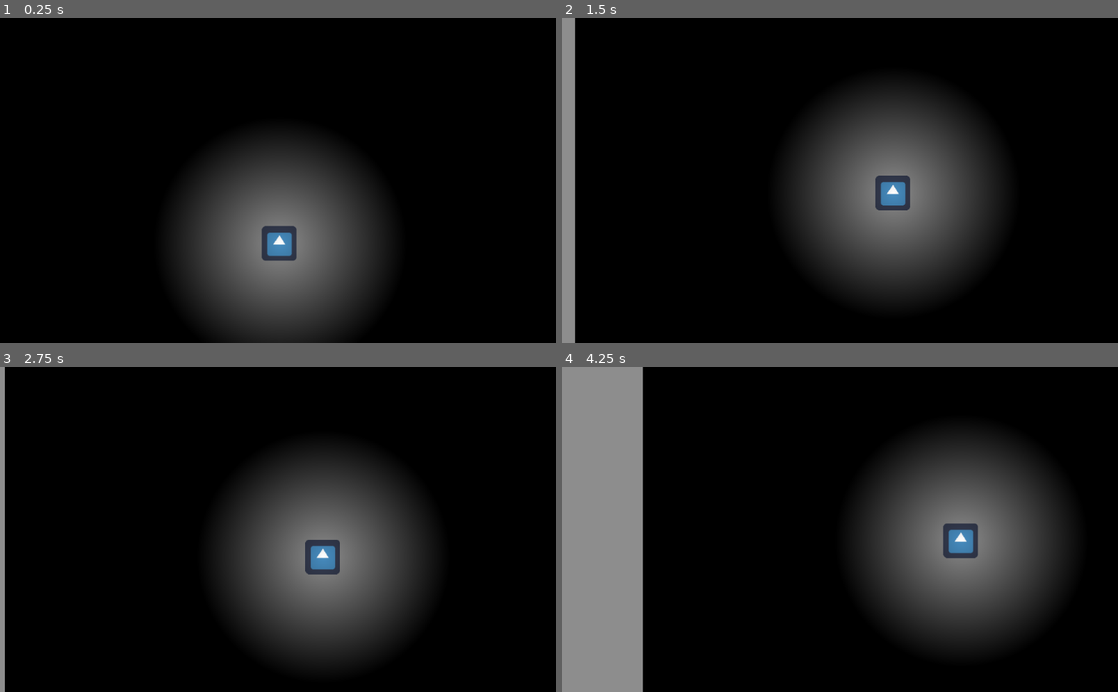
Above: before the commit, frames 1-4 (two rows, left to right).
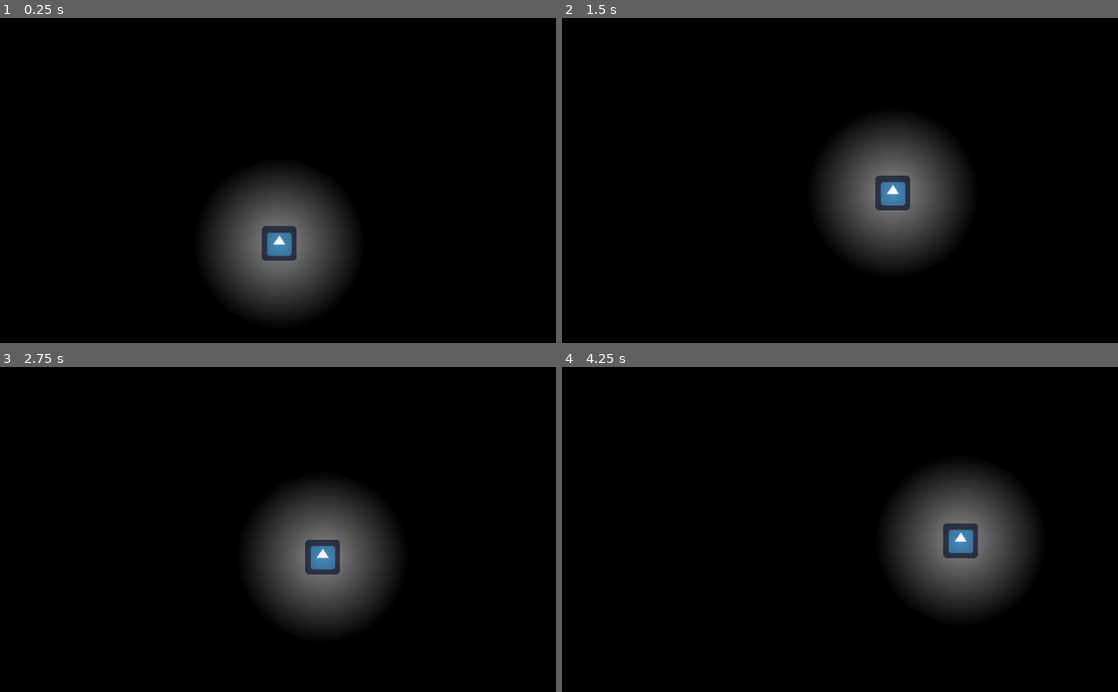
Above: after the commit, the same moments.

Repository: carlosecb/meeting_jam
Game: Godot game, scene res://Node2D.tscn
Two runs of this game, one before a commit and one after it. Both use one fixed random seed, a clock stepped at 60 frames per second and the inputs below. The engine's default icon, where the game draws it, is replaced by a stand-in: a white triangle on a blue panel in a dark square.
Inputs:
- Up to frame 1 (0.25 s): no input
- Up to frame 2 (1.5 s): tap Enter at 0.5 s; hold D (right) from 0.53 s (still down); tap Space (jump) at 0.77 s
- Up to frame 3 (2.75 s): tap Space (jump) at 1.52 s; release D (right) at 2.03 s; hold A (left) from 2.03 s (still down)
- Up to frame 4 (4.25 s): release A (left) at 2.78 s; hold D (right) from 2.78 s (still down); tap Space (jump) at 3.02, 3.77 s

The runs differ from the first frame. In frame 1, 15% of the frame differs, in the area x 31-70%, y 37-100%; in frame 2, 17%; in frame 3, 16%; in frame 4, 30%, in the area x 0-91%, y 0-100%.

Commit message:
Enlarge gradient

Diff:
--- a/src/KinematicBody2D.gd
+++ b/src/KinematicBody2D.gd
@@ -25,7 +25,7 @@
 	if Input.is_action_pressed('right'):
 		velocity.x = speed
 	if Input.is_action_pressed('left'):
-	    velocity.x = -speed
+		velocity.x = -speed
 	if Input.is_action_just_pressed('jump'):
 		if is_on_floor():
 			velocity.y = jump_power
--- a/src/Node2D.tscn
+++ b/src/Node2D.tscn
@@ -25,11 +25,10 @@
 texture = ExtResource( 1 )
 
 [node name="StaticBody2D" type="StaticBody2D" parent="."]
-editor/display_folded = true
 position = Vector2( 211.186, 398.374 )
 
 [node name="CollisionShape2D" type="CollisionShape2D" parent="StaticBody2D"]
-shape = SubResource( 3 )
+shape = SubResource( 1 )
 
 [node name="Sprite" type="Sprite" parent="StaticBody2D"]
 texture = ExtResource( 2 )
@@ -46,14 +45,13 @@
 texture = ExtResource( 2 )
 
 [node name="gradint_circle_shader" type="Sprite" parent="KinematicBody2D/player"]
-material = SubResource( 1 )
-position = Vector2( 1.50732, 0 )
-scale = Vector2( 9.16083, 9.16083 )
+material = SubResource( 2 )
+scale = Vector2( 15, 15 )
 texture = ExtResource( 1 )
 
 [node name="CollisionShape2D" type="CollisionShape2D" parent="KinematicBody2D"]
 position = Vector2( 498.93, 299.961 )
-shape = SubResource( 2 )
+shape = SubResource( 3 )
 
 [node name="Camera2D" type="Camera2D" parent="KinematicBody2D"]
 position = Vector2( 500, 300 )
--- a/src/gradient_circle.shader
+++ b/src/gradient_circle.shader
@@ -7,5 +7,5 @@
 
 void fragment()
 {
-	COLOR = vec4(0.0, 0.0, 0.0, 5.0 * center_dist(vec2(UV.x-0.5, UV.y-0.5)));
+	COLOR = vec4(0.0, 0.0, 0.0, 12.0 * center_dist(vec2(UV.x-0.5, UV.y-0.5)));
 }
Not shown: 1 places in src/Node2D.tscn that only renumber resources
